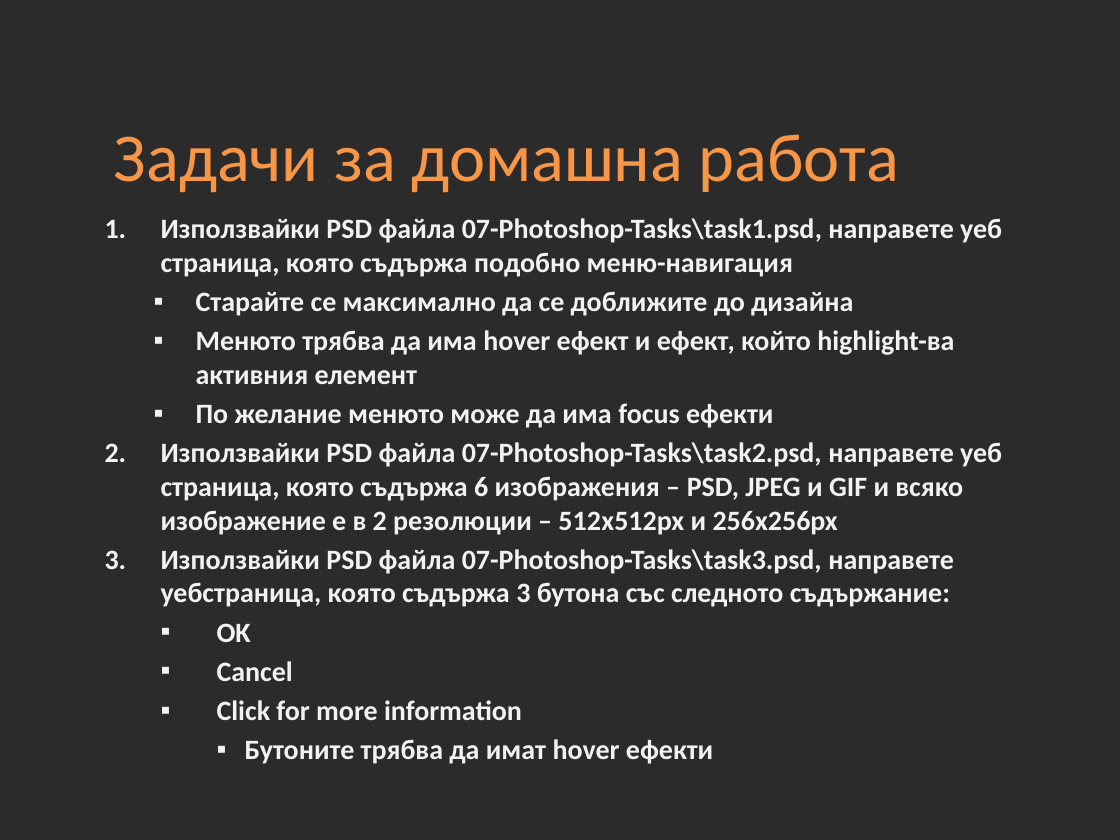
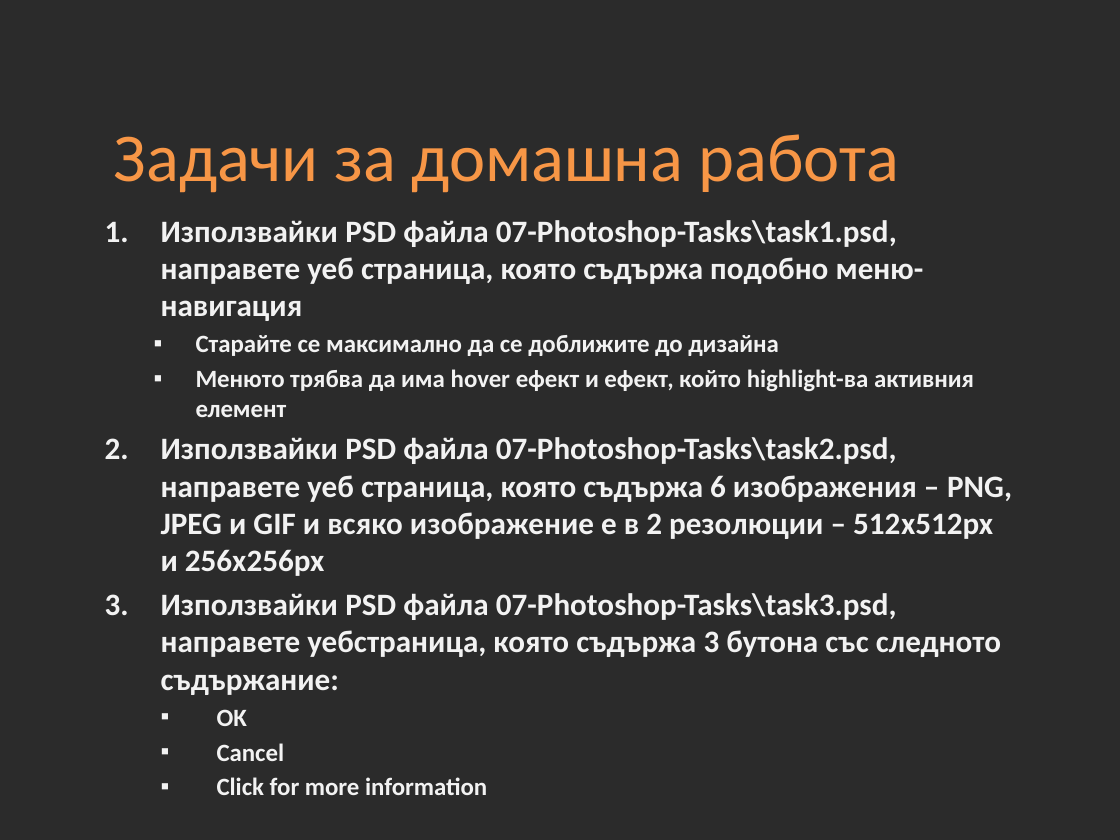
Before and after one commit to Academy-Soft-Intellect/Front-End-Course, a slide deck: slide 19 of 07-Photoshop.pptx. Drawn at 1120x840 pixels with LibreOffice and Linux fonts; fonts in the diff are those of the drawing; background and template pictures are left out; a plain dark background stands for a picture behind light text. Boxes give left, top, right and bottom in pixels: in the first picture for what was removed or moved away, otherwise in the second. Text is boxed around its words. In the diff, an @@ line names an element or a change of style, - is before the commit and + after.

Commit message:
07-Photoshop-Tasks

```diff
--- a/07-Photoshop.pptx
+++ b/07-Photoshop.pptx
@@ text at [161,220,1001,795]: size 18 to 20 pt in "Използвайки PSD файла 07-Photoshop-Tasks\task1.psd, направет ...", "Използвайки PSD файла 07-Photoshop-Tasks\task3.psd, направет ..."; size 18 to 16 pt in "Старайте се максимално да се доближите до ...", "Менюто трябва да има hover ефект и ...", "OK", "Cancel" and 1 more places @@
@@ text at [161,437,1012,576]: text changed; size 18 to 20 pt @@
-  ▪ По желание менюто може да има focus ефекти
-2. Използвайки PSD файла 07-Photoshop-Tasks\task2.psd, направете уеб страница, която съдържа 6 изображения – PSD, JPEG и GIF и всяко изображение е в 2 резолюции – 512x512px и 256x256px
+2. Използвайки PSD файла 07-Photoshop-Tasks\task2.psd, направете уеб страница, която съдържа 6 изображения – PNG, JPEG и GIF и всяко изображение е в 2 резолюции – 512x512px и 256x256px
@@ text at [245,739,713,764]: paragraph removed @@
-    ▪ Бутоните трябва да имат hover ефекти
```
Also in this commit, not shown: 1 other slide changed, 9 other files.
